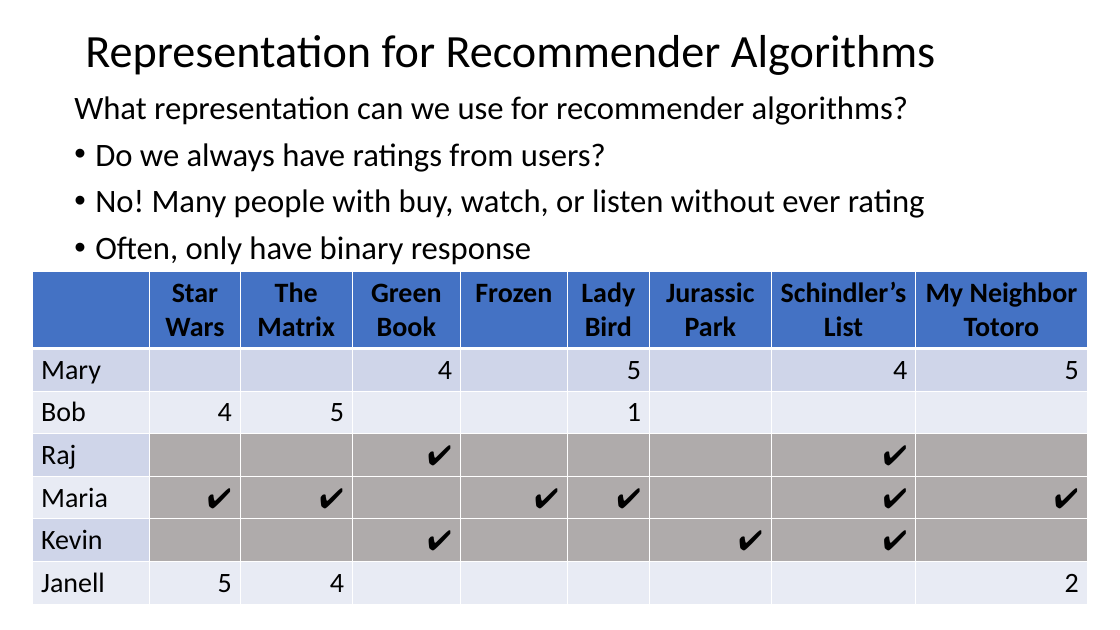
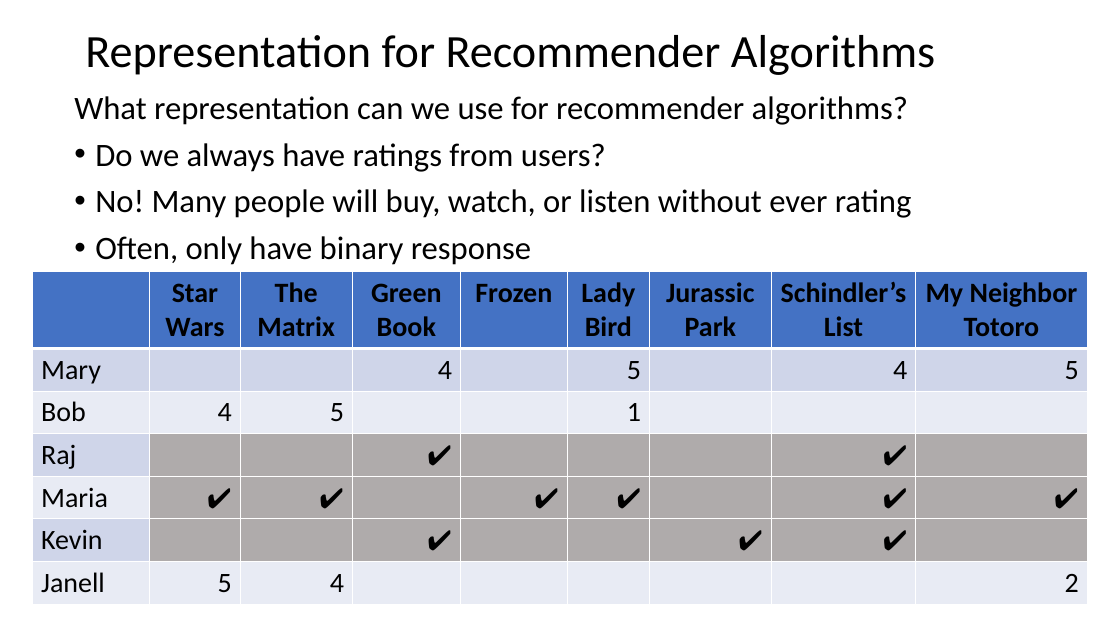
Before and after one commit to StephenElston/CSCI-E-108, a slide deck: slide 18 of slides/7_RecommenderSystems.pptx. Drawn at 1120x630 pixels with LibreOffice and Linux fonts; fonts in the diff are those of the drawing. Boxes give left, top, right and bottom in pixels: in the first picture for what was removed or moved away, otherwise in the second. Text is boxed around its words. In the diff, an @@ line names an element or a change of style, - is before the commit and + after.

```diff
--- a/slides/7_RecommenderSystems.pptx
+++ b/slides/7_RecommenderSystems.pptx
@@ text at [95,189,912,218]: text changed @@
-• No! Many people with buy, watch, or listen without ever rating
+• No! Many people will buy, watch, or listen without ever rating
```
Also in this commit, not shown: 9 other slides changed, 1 slide added.
